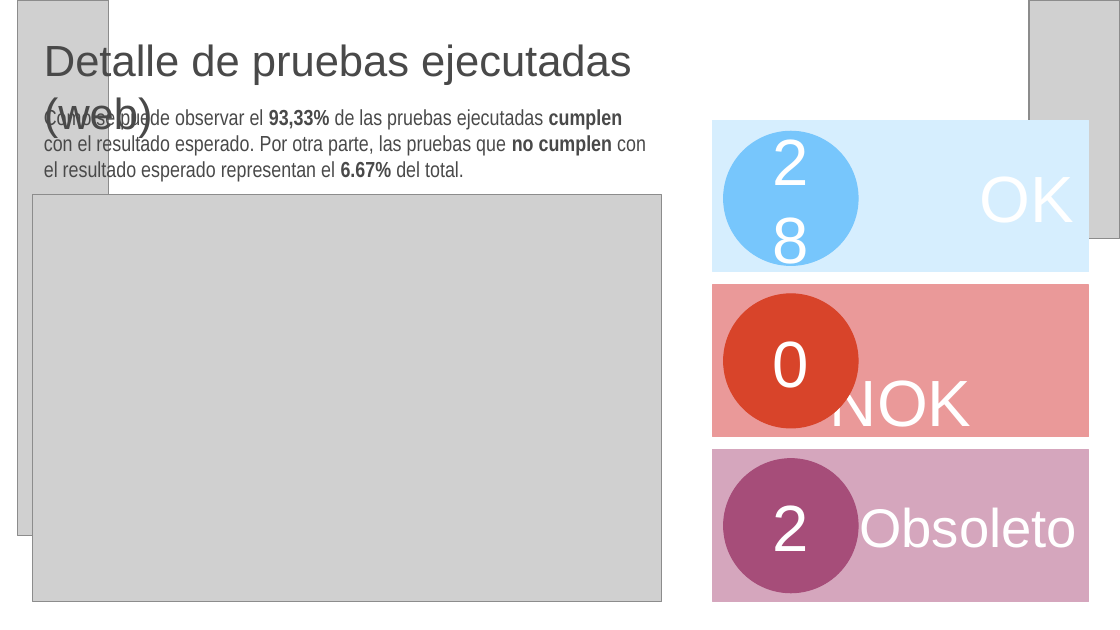
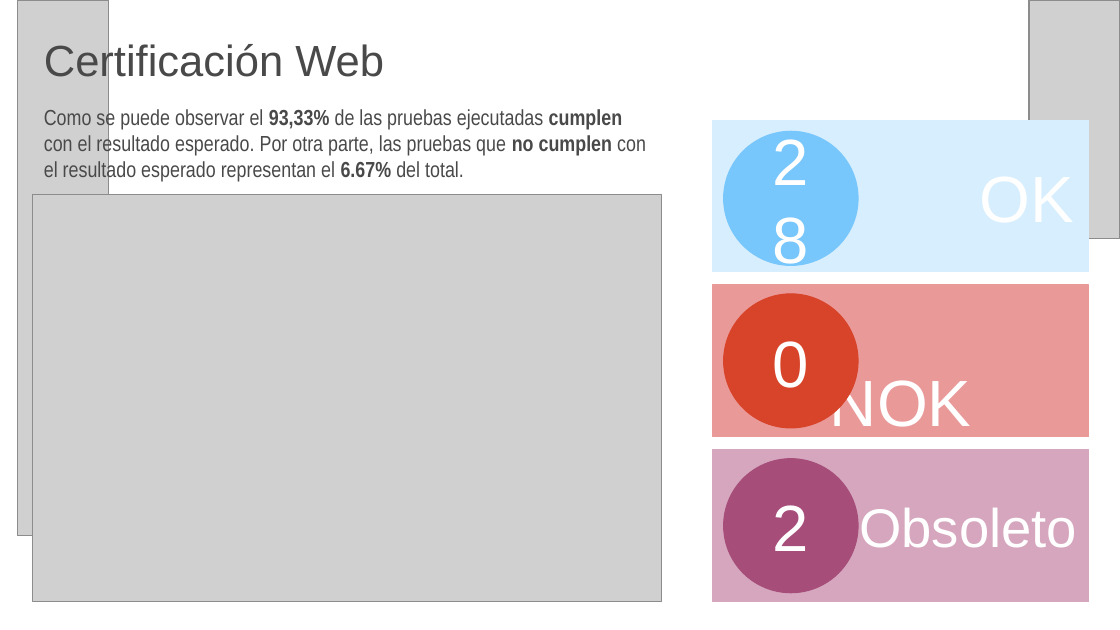
Before and after one commit to Benjamin-Mendoza/RescueTrack, a slide deck: slide 30 of Fase 3/PPT_Final.pptx. Drawn at 1120x630 pixels with LibreOffice and Linux fonts; fonts in the diff are those of the drawing; grey boxes stand for pictures. Boxes give left, top, right and bottom in pixels: in the first picture for what was removed or moved away, otherwise in the second. Text is boxed around its words. In the diff, an @@ line names an element or a change of style, - is before the commit and + after.

```diff
--- a/Fase 3/PPT_Final.pptx
+++ b/Fase 3/PPT_Final.pptx
@@ title at (x1=44, y1=41, x2=384, y2=85): text changed @@
-Detalle de pruebas ejecutadas (web)
+Certificación Web
```
Also in this commit, not shown: 7 other slides changed, 5 other files.
